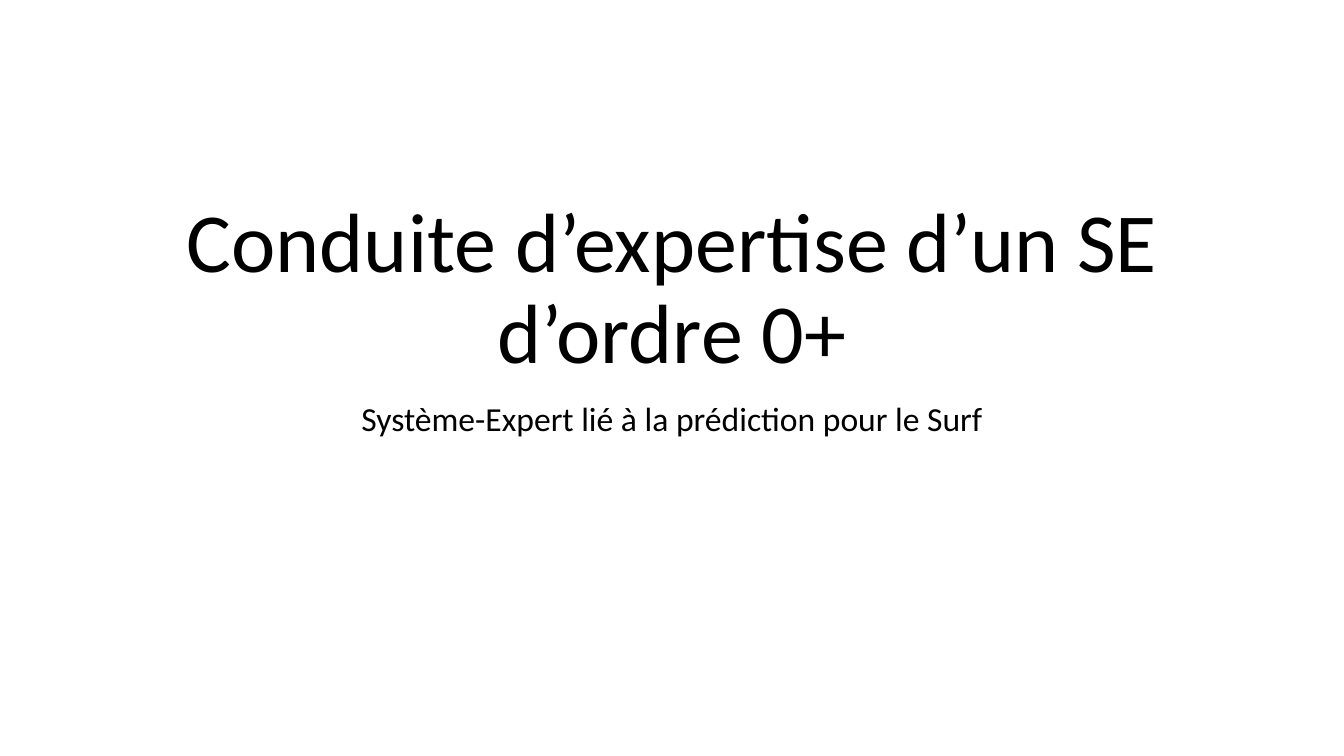
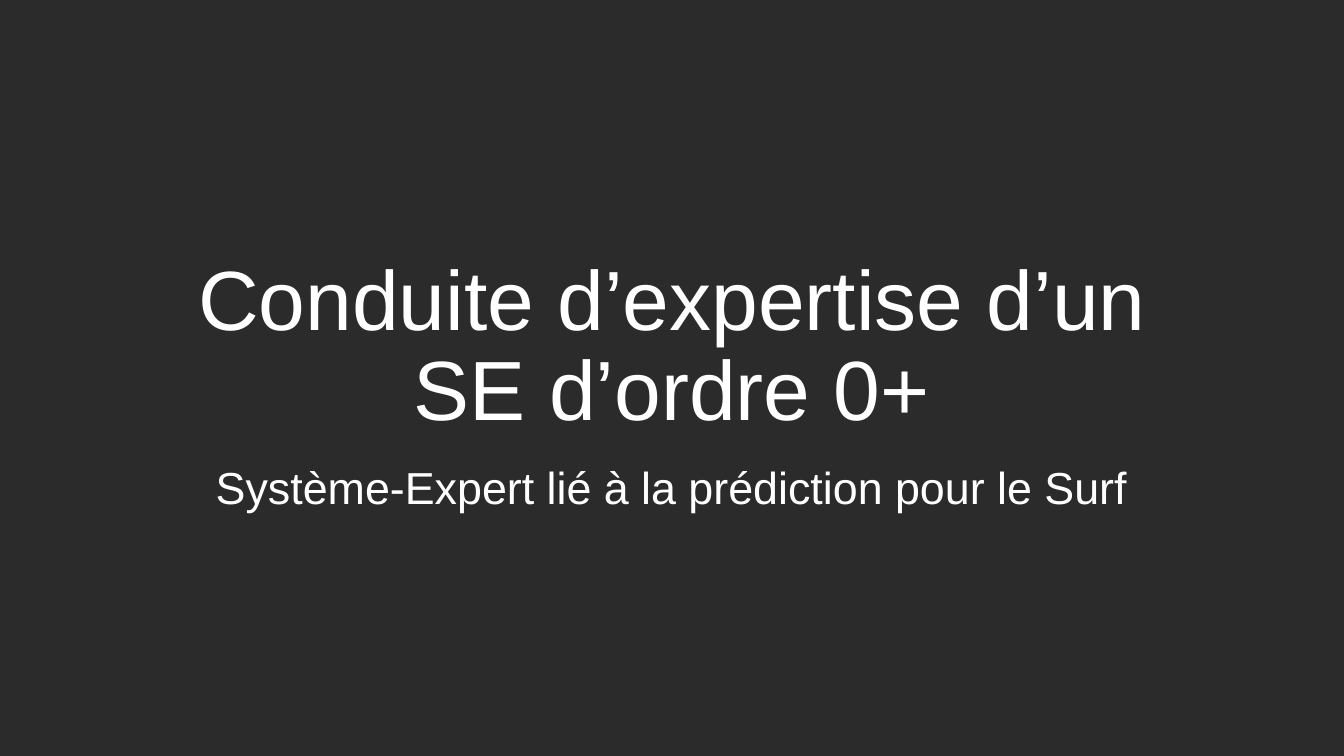
Before and after one commit to anthonygal/AI_Surf_Expert_System, a slide deck: slide 1 of Soutenance_Projet.pptx. Drawn at 1344x756 pixels with LibreOffice and Linux fonts; fonts in the diff are those of the drawing; background and template pictures are left out; a plain dark background stands for a picture behind light text. Boxes give left, top, right and bottom in pixels: in the first picture for what was removed or moved away, otherwise in the second. Text is boxed around its words. In the diff, an @@ line names an element or a change of style, - is before the commit and + after.

```diff
--- a/Soutenance_Projet.pptx
+++ b/Soutenance_Projet.pptx
@@ background #FFFFFF to picture (left out) @@
@@ title "Conduite d’expertise d’un SE d’ordre ...": place and size @@
-title "Conduite d’expertise d’un SE d’ordre ..." at box(187, 213, 1157, 364)
+title "Conduite d’expertise d’un SE d’ordre ..." at box(198, 269, 1146, 421)
@@ title "Conduite d’expertise d’un SE d’ordre ..." at box(198, 269, 1146, 421): font Calibri to Arial, text colour #000000 to #FFFFFF @@
@@ subtitle "Système-Expert lié à la prédiction ...": place and size @@
-subtitle "Système-Expert lié à la prédiction ..." at box(361, 407, 982, 437)
+subtitle "Système-Expert lié à la prédiction ..." at box(216, 471, 1126, 513)
@@ subtitle "Système-Expert lié à la prédiction ..." at box(216, 471, 1126, 513): size 24 to 32 pt, font Calibri to Arial, text colour #000000 to #FFFFFF @@
```
Also in this commit, not shown: 6 other slides changed, 1 other file.
